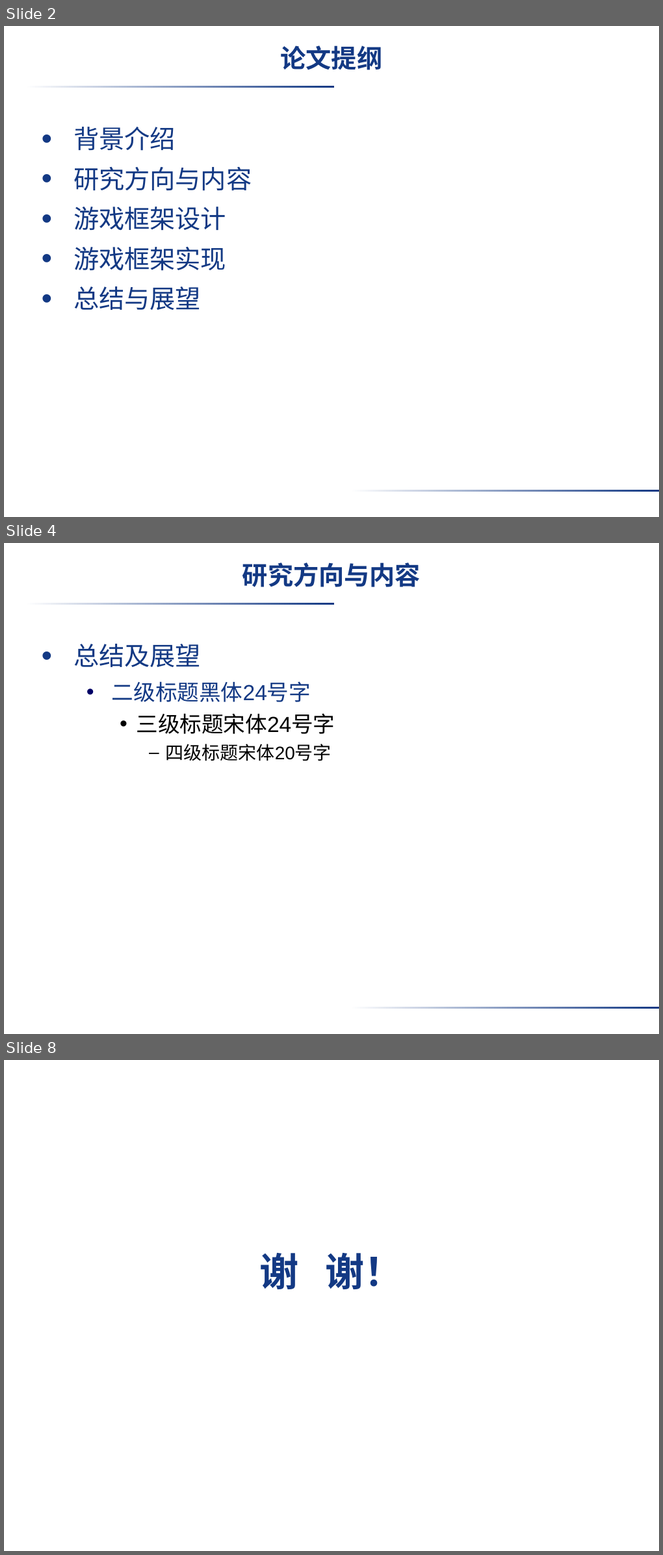
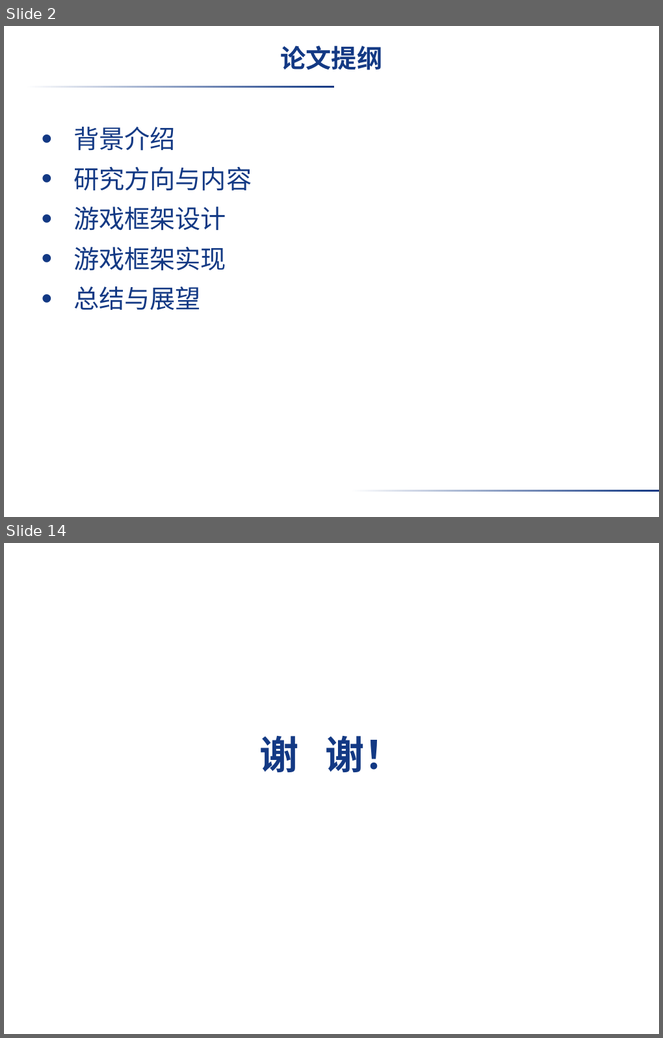
Before and after one commit to VirtuosWangH/Starling-Box2D-SiegeDuel, a slide deck: paper/学院模板/软件学院在职工程硕士答辩用PPT模板_1354065567253.ppt. Shown one above the other, each under a label of ours: slides 2, 4 and 8 before the commit, slides 2 and 14 after it; the slides between them are not shown. The pictures are 663x1555 and 663x1038 pixels, drawn with LibreOffice and Linux fonts; fonts in the diff are those of the drawing; background and template pictures are left out. Boxes give left, top, right and bottom in pixels: in the first picture for what was removed or moved away, otherwise in the second. Text is boxed around its words. In the diff, an @@ line names an element or a change of style, - is before the commit and + after.

```diff
--- a/paper/学院模板/软件学院在职工程硕士答辩用PPT模板_1354065567253.ppt
+++ b/paper/学院模板/软件学院在职工程硕士答辩用PPT模板_1354065567253.ppt
@@ slide 4 removed at [4, 543, 659, 1034], background picture (left out); not listed: 2 template elements that a slide beside it also shows @@
@@ title removed at [243, 563, 421, 587] @@
-研究方向与内容
@@ text removed at [74, 644, 335, 761] @@
-• 总结及展望
-  • 二级标题黑体24号字
-    • 三级标题宋体24号字
-      – 四级标题宋体20号字
@@ what was slide 8 is now slide 14 @@
```
Also in this commit, not shown: 1 slide changed, 10 slides added, 4 other slides removed, 1 other file.
